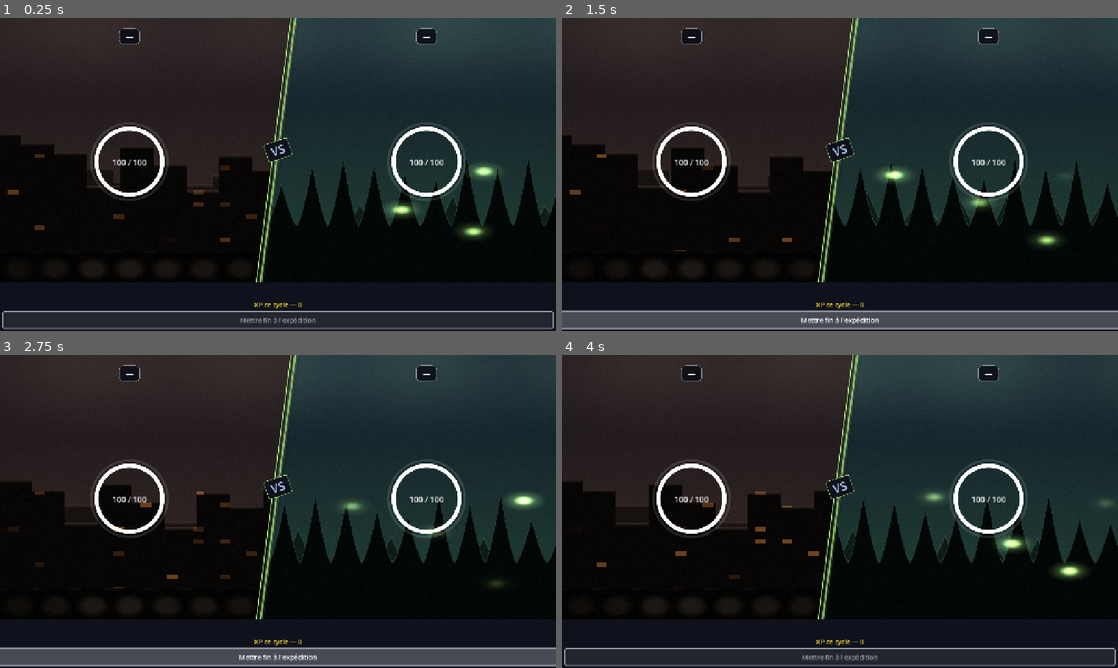
Above: before the commit, frames 1-4 (two rows, left to right).
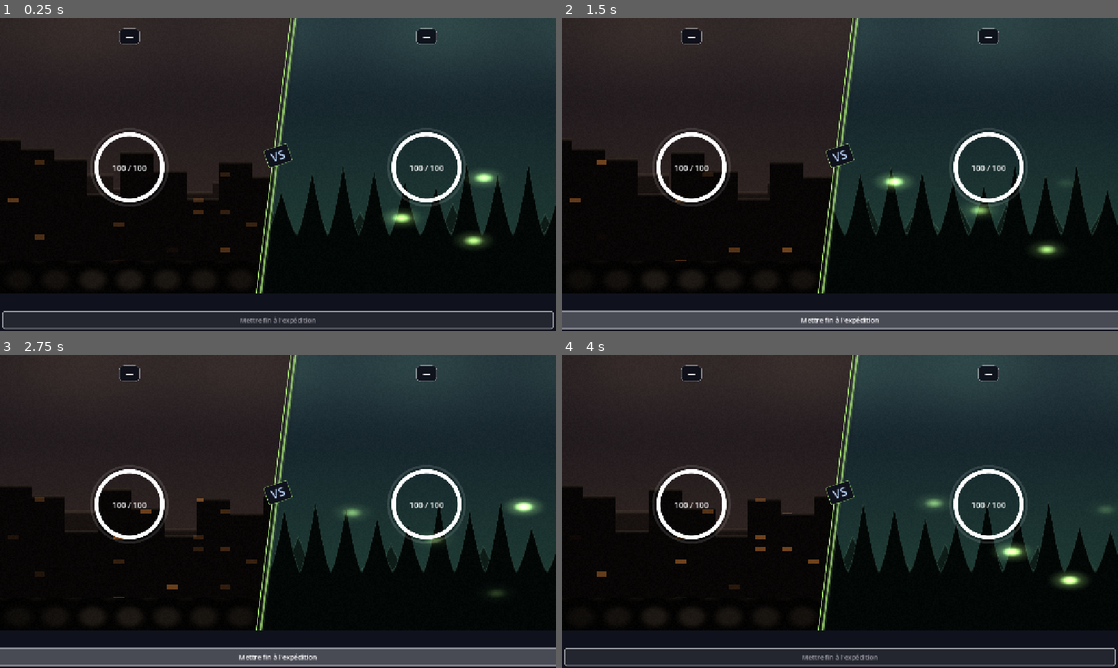
Above: after the commit, the same moments.

Repository: Rhend/Reliquary
Game: Godot game, scene res://scenes/combat/CombatScene.tscn
Two runs of this game, one before a commit and one after it. Both use one fixed random seed, a clock stepped at 60 frames per second and the inputs below. This scene is started directly instead of the project's main scene.
Inputs (mouse positions are in pixels of both pictures, inside the frame that each line leads up to):
- Up to frame 1 (0.25 s): no input
- Up to frame 2 (1.5 s): click "Mettre fin à l'expédition" at 0.5 s; click "Mettre fin à l'expédition" at 1.25 s
- Up to frame 3 (2.75 s): click "Mettre fin à l'expédition" at 2 s
- Up to frame 4 (4 s): tap Enter at 2.75, 2.85, 3.6 s; move the mouse to (962, 495) at 2.77 s; click (962, 495) at 2.92 s; tap Space at 3.02, 3.77 s; move the mouse to (728, 527) at 3.52 s; click (728, 527) at 3.67 s

The runs differ from the first frame. In frame 1, 7.4% of the frame differs, in the area x 0-100%, y 4-93%; in frame 2, 7.0%; in frame 3, 7.3%; in frame 4, 7.4%.

Commit message:
fix(ui): nom Village a l'eclosion + retours playtest (summary, XPCard, combat)
- Rituel: l'eclosion passait entity_id="hero" -> le rituel re-derivait
  "Heros". Passe "village" (absent du catalogue) -> retombe sur "Village".
- Combat: suppression du compteur "XP ce cycle" ; l'espace est rendu a la
  zone de combat qui descend desormais jusqu'au bouton de fin. Le total reste
  dans le resume de cycle. _update_xp_label() inerte (garde de nullite).
- Resume d'expedition: revelation LENTE et sequentielle (~1 s/element via
  REVEAL_STAGGER) au lieu de la cascade rapide ; double-clic souris = tout
  afficher d'un coup (_skip_to_end tue les tweens et fige l'etat final).
- XPCard (entity_xp_card): le bloc central palier+XP etait place entre deux
  spacers apres le nom -> son centre derivait a droite selon la longueur du
  nom. Desormais superpose dans un CenterContainer (XPCard = PanelContainer,
  empile ses enfants) -> centre a largeur/2, aligne pixel-perfect entre cartes.

Suites : 59/59, 24/24, 28/28. Boot headless sans erreur.

Co-Authored-By: Claude Opus 4.8 <noreply@anthropic.com>

Diff:
--- a/scenes/village/Village.gd
+++ b/scenes/village/Village.gd
@@ -831,7 +831,9 @@
 func _hatch_village() -> void:
 	GameData.village["eclos"] = true
 	SaveManager.save()
-	launch_evolution_ritual(Enums.EntityType.VILLAGE, "hero", "Village", 0, 0, {"eclosion": true})
+	# entity_id volontairement "village" (absent du catalogue d'entités) : le rituel
+	# retombe alors sur le nom passé ("Village"). Passer "hero" affichait "Héros".
+	launch_evolution_ritual(Enums.EntityType.VILLAGE, "village", "Village", 0, 0, {"eclosion": true})
 
 # ─── Bouton ÉVOLUER pulsant ──────────────────────────────────
 # Fabrique un bouton ÉVOLUER avec pulsation scale 1.0→1.05→1.0 en boucle.
--- a/scripts/autoloads/UIHelpers.gd
+++ b/scripts/autoloads/UIHelpers.gd
@@ -183,6 +183,10 @@
 	var card := xp_panel(color, frac, 0.07, 0.60, 1, 4, XPCard.motif_for_type(entity_type))
 	card.size_flags_horizontal = Control.SIZE_EXPAND_FILL
 
+	# COUCHE 1 — flux normal : nom (+icône) à gauche, extras de l'appelant à
+	# droite. Pilote la hauteur de la carte. left_box en EXPAND_FILL pousse les
+	# extras contre le bord droit. Boîtes en IGNORE : leurs zones vides laissent
+	# passer le clic vers la carte (sélection de biome, etc.).
 	var m := margin_of(8)
 	card.add_child(m)
 	var header := HBoxContainer.new()
@@ -190,31 +194,52 @@
 	header.size_flags_horizontal = Control.SIZE_EXPAND_FILL
 	m.add_child(header)
 
+	var left_box := HBoxContainer.new()
+	left_box.size_flags_horizontal = Control.SIZE_EXPAND_FILL
+	left_box.add_theme_constant_override("separation", 8)
+	left_box.mouse_filter = Control.MOUSE_FILTER_IGNORE
+	header.add_child(left_box)
+
+	var right_box := HBoxContainer.new()
+	right_box.alignment = BoxContainer.ALIGNMENT_END
+	right_box.add_theme_constant_override("separation", 8)
+	right_box.mouse_filter = Control.MOUSE_FILTER_IGNORE
+	header.add_child(right_box)
+
 	if not icon.is_empty():
 		var icon_lbl := Label.new()
 		icon_lbl.text = icon
 		icon_lbl.add_theme_font_size_override("font_size", 14)
 		icon_lbl.add_theme_color_override("font_color", color)
-		header.add_child(icon_lbl)
+		left_box.add_child(icon_lbl)
 
 	var name_lbl := Label.new()
 	name_lbl.text = display_name
 	name_lbl.add_theme_font_size_override("font_size", 13)
 	name_lbl.add_theme_color_override("font_color", Color.WHITE)
-	header.add_child(name_lbl)
-
-	# Spacers transparents à la souris : un Control nu est en STOP par
-	# défaut et volerait le clic à la carte (sélection de biome, etc.).
-	var sp1 := Control.new()
-	sp1.size_flags_horizontal = Control.SIZE_EXPAND_FILL
-	sp1.mouse_filter = Control.MOUSE_FILTER_IGNORE
-	header.add_child(sp1)
+	left_box.add_child(name_lbl)
+
+	# COUCHE 2 — bloc central (palier + XP) SUPERPOSÉ et centré sur la carte.
+	# XPCard est un PanelContainer : il empile ses enfants en plein cadre, donc
+	# ce CenterContainer occupe la même zone que la couche 1 et centre son
+	# contenu à largeur/2 — position INDÉPENDANTE de la longueur du nom à gauche,
+	# donc identique (pixel-perfect) d'une carte à l'autre. margin_of pose des
+	# marges égales → la couche 1 est aussi centrée verticalement : les deux
+	# couches restent sur la même ligne.
+	var center_overlay := CenterContainer.new()
+	center_overlay.mouse_filter = Control.MOUSE_FILTER_IGNORE
+	card.add_child(center_overlay)
+
+	var center_box := HBoxContainer.new()
+	center_box.add_theme_constant_override("separation", 8)
+	center_box.mouse_filter = Control.MOUSE_FILTER_IGNORE
+	center_overlay.add_child(center_box)
 
 	var tbadge := Label.new()
 	tbadge.text = GameData.get_tier_name(tier)
 	tbadge.add_theme_font_size_override("font_size", 11)
 	tbadge.add_theme_color_override("font_color", color)
-	header.add_child(tbadge)
+	center_box.add_child(tbadge)
 
 	var xp_lbl := Label.new()
 	if at_max:
@@ -224,14 +249,12 @@
 		xp_lbl.text = "XP  %s / %s" % [xp_fmt(int(xp)), xp_fmt(int(xp_max))]
 		xp_lbl.add_theme_color_override("font_color", UIColors.TEXT_MUTED)
 	xp_lbl.add_theme_font_size_override("font_size", 10)
-	header.add_child(xp_lbl)
-
-	var sp2 := Control.new()
-	sp2.size_flags_horizontal = Control.SIZE_EXPAND_FILL
-	sp2.mouse_filter = Control.MOUSE_FILTER_IGNORE
-	header.add_child(sp2)
-
-	return {"card": card, "header": header}
+	center_box.add_child(xp_lbl)
+
+	# `header` renvoyé = colonne DROITE : tout extra greffé par l'appelant
+	# (compteur, badge de slot, gain « +X XP », flèche d'accordéon) atterrit là,
+	# aligné à droite, sans déséquilibrer le centrage du bloc central.
+	return {"card": card, "header": right_box}
 
 # Formate un entier XP avec séparateur de milliers (ex: 1 234).
 static func xp_fmt(xp: int) -> String:
--- a/scripts/combat/CombatScene.gd
+++ b/scripts/combat/CombatScene.gd
@@ -306,14 +306,10 @@
 	var vbox := VBoxContainer.new()
 	vbox.add_theme_constant_override("separation", 4)
 
-	_xp_label = Label.new()
-	_xp_label.text = Translations.T("combat.xp_label")
-	_xp_label.horizontal_alignment = HORIZONTAL_ALIGNMENT_CENTER
-	_xp_label.size_flags_horizontal = Control.SIZE_EXPAND_FILL
-	_xp_label.add_theme_font_size_override("font_size", 15)
-	_xp_label.add_theme_color_override("font_color", UIColors.FILTER_ON)
-	vbox.add_child(_xp_label)
-
+	# Le compteur « XP ce cycle » a été retiré (l'espace est rendu à la zone de
+	# combat, qui descend désormais jusqu'au bouton). _xp_label reste null :
+	# _update_xp_label() est inerte (garde de nullité). Le total d'XP du cycle
+	# reste affiché dans le résumé de fin d'expédition.
 	var tcolor := _hero_tier_color()
 	_flee_btn = Button.new()
 	_flee_btn.text = Translations.T("combat.end_btn")
--- a/scripts/scenes/CycleSummaryScreen.gd
+++ b/scripts/scenes/CycleSummaryScreen.gd
@@ -18,18 +18,26 @@
 
 const PANEL_WIDTH := 880.0
 
-# Durée de remplissage d'une barre XP et décalage entre barres — ralentis
-# de 20 % par rapport aux valeurs d'origine (0.85 / 0.12), retour playtest :
-# la répartition allait trop vite pour être lue.
+# Durée de remplissage d'une barre XP (lecture confortable).
 const XP_FILL_TIME    := 1.06
-const XP_STAGGER_TIME := 0.15
-
-var _fade_nodes: Array = []   # Controls révélés en cascade
+
+# Révélation séquentielle du résumé : chaque élément apparaît ~1 s après le
+# précédent (retour playtest : on veut savourer le récap). Double-clic souris =
+# tout afficher d'un coup (_skip_to_end). REVEAL_STAGGER = cadence entre éléments.
+const REVEAL_STAGGER := 0.9
+const FADE_IN_TIME   := 0.5
+
+var _fade_nodes: Array = []   # Controls révélés un par un (ordre de construction)
 var _xp_anims:   Array = []   # {card, xp_label, gained, before_frac, after_frac}
 var _counters:   Array = []   # {label, chip, to, fmt} — compteurs des puces de stats
 var _banner_box: Control
 var _aura:       TextureRect
 var _banner_fx:  SummaryFX    # shine + burst au-dessus de la bannière
+
+# ─── Pilotage de la séquence (révélation lente + skip) ───────
+var _running_tweens: Array      = []      # tweens à tuer au skip (aura exclue)
+var _seq_done:       bool       = false   # séquence terminée OU sautée
+var _xp_by_card:     Dictionary = {}      # XPCard → données d'anim (déclenché au reveal)
 
 # ═══════════════════════════════════════════════════════════
 func _ready() -> void:
@@ -578,51 +586,110 @@
 	node.modulate.a = 0.0
 	_fade_nodes.append(node)
 
-# Tout part presque en même temps : bannière en punch, cascade rapide des
-# sections, compteurs des puces, puis barres XP en parallèle décalé.
-# (L'ancienne version remplissait les barres une par une : ~9 s d'attente.)
+# Révélation LENTE et séquentielle : bannière en punch, puis chaque élément
+# (puces, séparateur, sections, lignes, cartes XP, bouton) apparaît l'un après
+# l'autre toutes les REVEAL_STAGGER s. Le joueur peut tout afficher d'un coup
+# par un double-clic souris (_skip_to_end).
 func _run_animation_sequence() -> void:
 	await get_tree().process_frame
 	if _banner_box == null:
 		return
 
+	# Carte XP → ses données d'anim, déclenchées au reveal de la carte.
+	for xp: Dictionary in _xp_anims:
+		_xp_by_card[xp["card"]] = xp
+
 	# Bannière : punch-in (scale TRANS_BACK) + fondu + burst d'étincelles.
 	_banner_box.pivot_offset = _banner_box.size * 0.5
 	_banner_box.scale = Vector2(1.35, 1.35)
-	var tw := create_tween().set_parallel(true)
-	tw.tween_property(_banner_box, "modulate:a", 1.0, 0.22).set_ease(Tween.EASE_OUT)
+	var tw := _track(create_tween()).set_parallel(true)
+	tw.tween_property(_banner_box, "modulate:a", 1.0, 0.30).set_ease(Tween.EASE_OUT)
 	tw.tween_property(_banner_box, "scale", Vector2.ONE, 0.55) \
 			.set_trans(Tween.TRANS_BACK).set_ease(Tween.EASE_OUT)
 	tw.tween_callback(_banner_fx.fire_burst).set_delay(0.18)
 
-	# Aura : respiration continue derrière le titre.
+	# Aura : respiration continue derrière le titre (NON suivie → survit au skip).
 	var pa := create_tween().set_loops()
 	pa.tween_property(_aura, "modulate:a", 0.42, 1.2) \
 			.set_trans(Tween.TRANS_SINE).set_ease(Tween.EASE_IN_OUT)
 	pa.tween_property(_aura, "modulate:a", 0.20, 1.2) \
 			.set_trans(Tween.TRANS_SINE).set_ease(Tween.EASE_IN_OUT)
 
-	# Cascade rapide des sections.
-	var d := 0.12
-	for node: Control in _fade_nodes:
-		tw.tween_property(node, "modulate:a", 1.0, 0.18).set_delay(d).set_ease(Tween.EASE_OUT)
-		d += 0.04
-
-	# Compteurs des puces de stats — chaque puce « pop » à la fin du sien.
+	# Révélation un élément à la fois, ~REVEAL_STAGGER s d'intervalle.
+	var master := _track(create_tween())
+	for i in _fade_nodes.size():
+		master.tween_interval(REVEAL_STAGGER)
+		master.tween_callback(_reveal_node.bind(i))
+	master.tween_callback(func() -> void: _seq_done = true)
+
+# Révèle l'élément i en fondu, et déclenche l'anim qui lui est rattachée
+# (compteurs des puces pour le 1er élément, remplissage pour une carte XP).
+func _reveal_node(i: int) -> void:
+	if _seq_done:
+		return
+	var node := _fade_nodes[i] as Control
+	if not is_instance_valid(node):
+		return
+	var tw := _track(create_tween())
+	tw.tween_property(node, "modulate:a", 1.0, FADE_IN_TIME).set_ease(Tween.EASE_OUT)
+
+	if i == 0:                       # puces de stats (1er nœud enregistré)
+		_start_counters()
+	if _xp_by_card.has(node):        # carte de répartition XP
+		_animate_xp_card(_xp_by_card[node] as Dictionary, 0.0)
+
+# Compteurs des puces de stats — chaque puce « pop » à la fin du sien.
+func _start_counters() -> void:
 	for c: Dictionary in _counters:
 		var lbl  := c["label"] as Label
 		var fmt  := c["fmt"] as Callable
 		var chip := c["chip"] as Control
-		var ctw := create_tween()
-		ctw.tween_interval(0.25)
+		var ctw := _track(create_tween())
 		ctw.tween_method(func(v: float) -> void: lbl.text = fmt.call(v),
 				0.0, c["to"] as float, 0.80) \
 				.set_ease(Tween.EASE_OUT).set_trans(Tween.TRANS_CUBIC)
 		ctw.tween_callback(_pop.bind(chip))
 
-	# Barres XP : départs décalés, toutes en parallèle.
-	for i in _xp_anims.size():
-		_animate_xp_card(_xp_anims[i] as Dictionary, 0.45 + float(i) * XP_STAGGER_TIME)
+func _track(tw: Tween) -> Tween:
+	_running_tweens.append(tw)
+	return tw
+
+# Double-clic souris : stoppe la séquence et affiche tout dans son état final.
+func _input(event: InputEvent) -> void:
+	if _seq_done:
+		return
+	if event is InputEventMouseButton:
+		var mb := event as InputEventMouseButton
+		if mb.pressed and mb.double_click:
+			_skip_to_end()
+			get_viewport().set_input_as_handled()
+
+func _skip_to_end() -> void:
+	if _seq_done:
+		return
+	_seq_done = true
+	for t in _running_tweens:
+		if t is Tween and (t as Tween).is_valid():
+			(t as Tween).kill()
+	if is_instance_valid(_banner_box):
+		_banner_box.modulate.a = 1.0
+		_banner_box.scale      = Vector2.ONE
+	for node: Control in _fade_nodes:
+		if is_instance_valid(node):
+			node.modulate.a = 1.0
+	for c: Dictionary in _counters:
+		var lbl := c["label"] as Label
+		if is_instance_valid(lbl):
+			lbl.text = (c["fmt"] as Callable).call(c["to"] as float)
+	for xp: Dictionary in _xp_anims:
+		var card := xp["card"] as XPCard
+		var xlbl := xp["xp_label"] as Label
+		if is_instance_valid(card):
+			card.xp_fill    = xp["after_frac"]
+			card.gain_start = -1.0
+			card.gain_t     = 0.0
+		if is_instance_valid(xlbl):
+			xlbl.text = "+%.0f XP" % (xp["gained"] as float)
 
 # Petit rebond d'accentuation (fin de compteur, fin de barre XP).
 func _pop(node: Control, amount: float = 1.05) -> void:
@@ -647,7 +714,7 @@
 	card.gain_t     = 1.0
 	xp_lbl.text     = "+0 XP"
 
-	var tw := create_tween()
+	var tw := _track(create_tween())
 	tw.set_parallel(true)
 	tw.tween_property(card, "xp_fill", after, XP_FILL_TIME) \
 			.set_delay(delay).set_ease(Tween.EASE_OUT).set_trans(Tween.TRANS_CUBIC)
